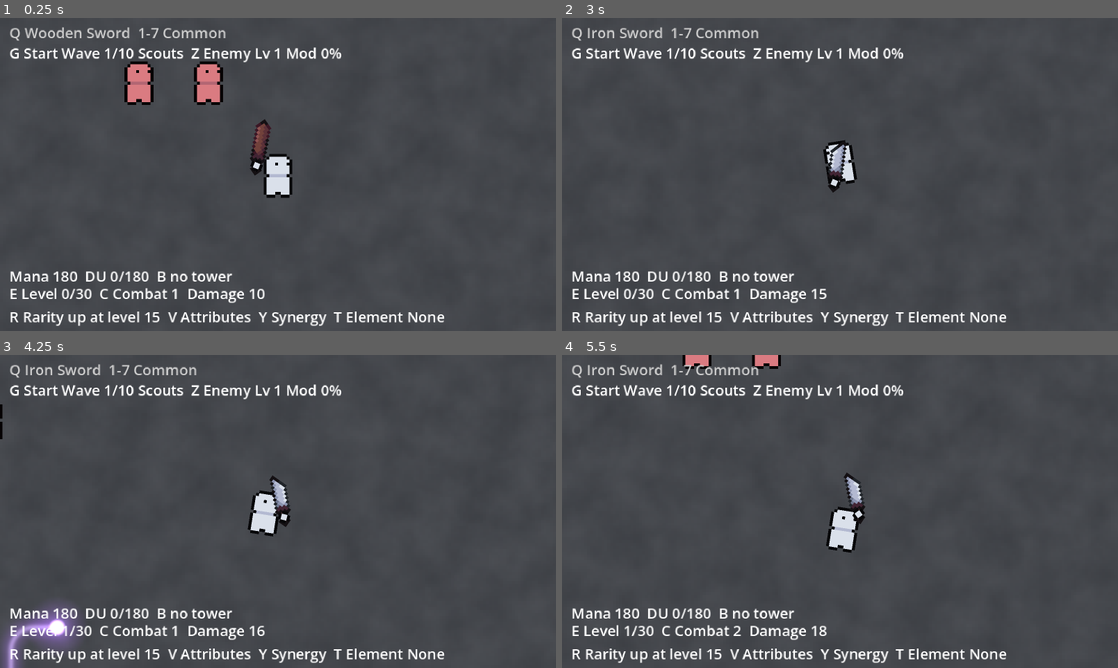
Above: before the commit, frames 1-4 (two rows, left to right).
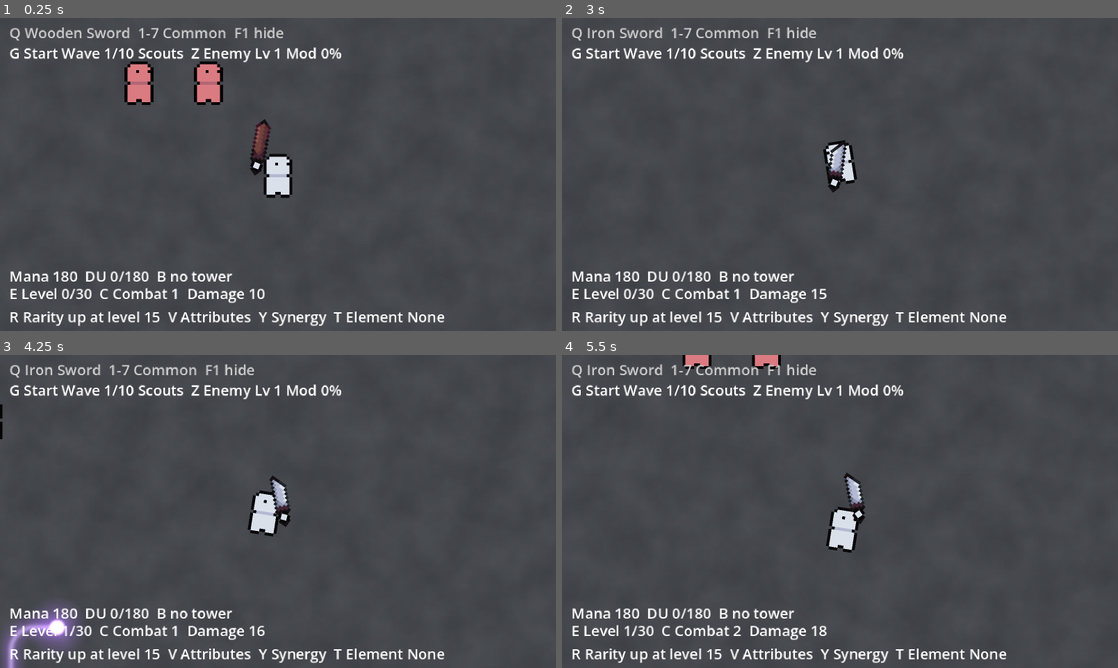
Above: after the commit, the same moments.

Repository: megalodooon/crystal-protectors
Game: Godot game, scene res://test.tscn
Same seed, same stepped clock (60 frames per second), same inputs: the game is played once before the commit and once after it.
Inputs (mouse positions are in pixels of both pictures, inside the frame that each line leads up to):
- Up to frame 1 (0.25 s): no input
- Up to frame 2 (3 s): tap Enter at 0.5 s; move the mouse to (962, 158) at 0.52 s; press the mouse at (962, 158) at 0.53 s; hold D (right) 0.53-1.28 s; tap F at 0.8, 1.35, 2.3 s; move the mouse to (728, 190) at 1.27 s; release the mouse at (728, 190) at 1.28 s; hold S (down) 1.28-2.03 s; click (728, 190) at 1.55 s; move the mouse to (895, 105) at 2.02 s; press the mouse at (895, 105) at 2.03 s; hold D (right) 2.03-2.78 s; move the mouse to (812, 237) at 2.77 s; release the mouse at (812, 237) at 2.78 s; hold W (up) from 2.78 s (still down); tap Q at 2.85 s
- Up to frame 3 (4.25 s): click (250, 574) at 3.05 s; move the mouse to (444, 558) at 3.52 s; release W (up) at 3.53 s; hold A (left) from 3.53 s (still down); tap E at 3.6 s; tap F at 3.8 s
- Up to frame 4 (5.5 s): move the mouse to (673, 464) at 4.27 s; tap R at 4.35 s; click (673, 464) at 4.55 s; move the mouse to (867, 511) at 5.02 s; release A (left) at 5.03 s; hold S (down) from 5.03 s (still down); tap C at 5.1 s; tap F at 5.3 s

The runs differ from the first frame. In frame 1, 0.1% of the frame differs, in the area x 11-51%, y 2-82%; in frame 2, 0.1%; in frame 3, 0.1%; in frame 4, 0.1%.

Commit message:
Towers: 3 tiers where the upgrade changes what they do
Five tiers down to three, tier 1 pulled back hard, and an upgrade now
buys behaviour instead of a bigger number. The generic balance stays in
TowerStats; the tier behaviour is exported on each tower's own scene, so
a new tower brings its own.

Bolt Tower fires 1 / 2 / 3 bolts spread over the nearest targets, and at
tier 3 they pierce three enemies and apply Shock (7 -> 21 -> 42 damage
per volley). Flame Brazier deals plain damage at tier 1, adds Burn at
tier 2, and at tier 3 erupts every fourth tick for x3 damage over x1.6
radius; normal ticks only flash the ring so it does not spam effects.
Barricade stays health only (420 / 672 / 924) as agreed.

F1 hides and shows the whole HUD, and the hint sits on the top line.

Co-Authored-By: Claude Opus 5 <noreply@anthropic.com>

Diff:
--- a/godot/test.gd
+++ b/godot/test.gd
@@ -15,6 +15,7 @@
 @onready var attributePanel : PanelContainer = $CanvasLayer/HUD/AttributePanel
 @onready var attributeText : RichTextLabel = $CanvasLayer/HUD/AttributePanel/AttributeText
 @onready var towerLabel : Label = $CanvasLayer/HUD/TowerLabel
+@onready var hud : Control = $CanvasLayer/HUD
 
 var weaponIndex : int = 0
 var elementIndex : int = -1
@@ -62,6 +63,8 @@
 			item.randomize_attributes()
 		if event.keycode == KEY_Y:
 			equip_random_synergy()
+		if event.keycode == KEY_F1:
+			hud.visible = not hud.visible
 		use_tower_keys(event.keycode)
 		var index : int = event.keycode - KEY_1
 		if index >= 0 and index < rarities.size():
@@ -99,7 +102,7 @@
 		text += stats.towerName + " " + str(stats.manaCost) + "  F build"
 	var nearest : TowerClass = builder.get_nearest(builder.get_build_spot())
 	if nearest:
-		text += "  | " + nearest.stats.towerName + " T" + str(nearest.tier)
+		text += "  | " + nearest.stats.towerName + " T" + str(nearest.tier) + "/" + str(nearest.stats.maxTier)
 		if nearest.tier < nearest.stats.maxTier:
 			text += "  U up " + str(nearest.stats.get_upgrade_cost(nearest.tier))
 		if nearest.get_missing_health() > 0.0:
@@ -120,7 +123,7 @@
 	if not item or not item.rarity:
 		return
 	var weaponName : String = item.weaponScene.resource_path.get_file().get_basename().capitalize()
-	rarityLabel.text = "Q " + weaponName + "  1-" + str(rarities.size()) + " " + item.rarity.rarityName
+	rarityLabel.text = "Q " + weaponName + "  1-" + str(rarities.size()) + " " + item.rarity.rarityName + "  F1 hide"
 	rarityLabel.modulate = item.rarity.color
 	var rarityText : String = "R Rarity up at level " + str(item.UPGRADES.rarityUpgradeLevel)
 	if item.can_upgrade_rarity():
--- a/godot/towers/aura_tower.gd
+++ b/godot/towers/aura_tower.gd
@@ -2,28 +2,49 @@
 class_name AuraTowerClass
 
 
-@export var pulseScene : PackedScene
+@export var auraColor : Color = Color(1.0, 0.55, 0.15)
+@export var ringAlpha : float = 0.13
+
+@export_group("Tier")
 @export var status : StatusEffectClass
-@export var auraColor : Color = Color(1.0, 0.55, 0.15)
+@export var statusFromTier : int = 2
+@export var eruptScene : PackedScene
+@export var eruptFromTier : int = 3
+@export var eruptEvery : int = 4
+@export var eruptDamage : float = 3.0
+@export var eruptRadius : float = 1.6
 
 @onready var ring : Sprite2D = $Visuals/Ring
+
+var tickCount : int = 0
+var ringFlash : float = 0.0
 
 #------------------------#
 
 func _ready() -> void:
 	super()
-	ring.self_modulate = Color(auraColor, ring.self_modulate.a)
+	ring.self_modulate = Color(auraColor, ringAlpha)
 	ring.scale = Vector2.ONE * get_range() * 2.0 / float(ring.texture.get_width())
 
+func _process(delta : float) -> void:
+	ringFlash = move_toward(ringFlash, 0.0, delta * 3.0)
+	ring.self_modulate.a = ringAlpha * (1.0 + ringFlash * 2.5)
+
 func attack() -> bool:
-	var targets : Array[HurtboxComponentClass] = get_targets()
+	var erupting : bool = tier >= eruptFromTier and (tickCount + 1) % eruptEvery == 0
+	var radius : float = get_range() * (eruptRadius if erupting else 1.0)
+	var targets : Array[HurtboxComponentClass] = HurtboxComponentClass.find_in_radius(get_world_2d(), global_position, radius, targetLayer, stats.maxTargets)
 	if targets.is_empty():
 		return false
+	tickCount += 1
+	var damage : float = get_damage() * (eruptDamage if erupting else 1.0)
 	for target in targets:
-		target.take_damage(get_damage(), stats.damageType)
-		if status:
+		target.take_damage(damage, stats.damageType)
+		if status and tier >= statusFromTier:
 			target.apply_status(status.duplicate())
-	Vfx.spawn_effect(pulseScene, global_position, get_range(), auraColor)
+	ringFlash = 1.0
+	if erupting:
+		Vfx.spawn_effect(eruptScene, global_position, radius, auraColor)
 	return true
 
 func get_color() -> Color:
--- a/godot/towers/aura_tower.tres
+++ b/godot/towers/aura_tower.tres
@@ -8,15 +8,16 @@
 script = ExtResource("1_stats")
 towerName = "Flame Brazier"
 towerScene = ExtResource("2_scene")
-description = "Burns every enemy standing in its ring."
+description = "Damages everything in its ring. Tier 2 sets them on fire, tier 3 erupts every fourth tick."
 manaCost = 40
-upgradeCost = 25
-upgradeCostPerTier = 18
-health = 140.0
-healthPerTier = 0.2
-damage = 5.0
-damagePerTier = 0.45
-attackCooldown = 0.6
-attackRange = 32.0
+upgradeCost = 35
+upgradeCostPerTier = 30
+maxTier = 3
+health = 120.0
+healthPerTier = 0.3
+damage = 3.0
+damagePerTier = 0.55
+attackCooldown = 0.7
+attackRange = 26.0
 maxTargets = 6
 damageType = ExtResource("3_type")
--- a/godot/towers/aura_tower.tscn
+++ b/godot/towers/aura_tower.tscn
@@ -20,9 +20,9 @@
 barFill = NodePath("BarFill")
 barBack = NodePath("BarBack")
 rangeHint = NodePath("Range")
-pulseScene = ExtResource("7_pulse")
+auraColor = Color(1, 0.55, 0.15, 1)
 status = ExtResource("8_burn")
-auraColor = Color(1, 0.55, 0.15, 1)
+eruptScene = ExtResource("7_erupt")
 
 [node name="Range" type="Sprite2D" parent="."]
 z_index = -3
--- a/godot/towers/barricade.tres
+++ b/godot/towers/barricade.tres
@@ -7,12 +7,13 @@
 script = ExtResource("1_stats")
 towerName = "Barricade"
 towerScene = ExtResource("2_scene")
-description = "Blocks the lane. Enemies stop and hit it instead of walking past."
+description = "Blocks the lane: enemies stop and hit it instead of walking past. Upgrades give it more health."
 manaCost = 20
-upgradeCost = 15
-upgradeCostPerTier = 10
-health = 900.0
-healthPerTier = 0.45
+upgradeCost = 20
+upgradeCostPerTier = 15
+maxTier = 3
+health = 420.0
+healthPerTier = 0.6
 damage = 0.0
 damagePerTier = 0.0
 attackCooldown = 1.0
--- a/godot/towers/bolt_tower.gd
+++ b/godot/towers/bolt_tower.gd
@@ -5,8 +5,15 @@
 @export var boltScene : PackedScene
 @export var boltColor : Color = Color(0.45, 0.85, 1.0)
 @export var boltSpeed : float = 110.0
+@export var spread : float = 0.25
 
-@onready var muzzle : Node2D = $Visuals/Muzzle
+@export_group("Tier")
+@export var boltsPerTier : PackedInt32Array = PackedInt32Array([1, 2, 3])
+@export var piercePerTier : PackedInt32Array = PackedInt32Array([1, 1, 3])
+@export var status : StatusEffectClass
+@export var statusFromTier : int = 3
+
+@onready var muzzle : Sprite2D = $Visuals/Muzzle
 
 var muzzleFlash : float = 0.0
 
@@ -18,20 +25,32 @@
 	muzzle.self_modulate.a = muzzleFlash * 0.8
 
 func attack() -> bool:
-	var target : HurtboxComponentClass = get_closest_target()
-	if not target or not boltScene:
+	var bolts : int = get_tier_value(boltsPerTier, 1)
+	var targets : Array[HurtboxComponentClass] = HurtboxComponentClass.find_in_radius(get_world_2d(), global_position, get_range(), targetLayer, bolts)
+	if targets.is_empty() or not boltScene:
 		return false
+	for i in bolts:
+		fire(targets[i % targets.size()], i)
+	muzzleFlash = 1.0
+	return true
+
+func fire(target : HurtboxComponentClass, index : int) -> void:
 	var bolt : ProjectileClass = boltScene.instantiate()
 	bolt.damage = get_damage()
 	bolt.damageType = stats.damageType
 	bolt.speed = boltSpeed
-	bolt.maxHits = 1
+	bolt.maxHits = get_tier_value(piercePerTier, 1)
 	bolt.color = boltColor
 	bolt.position = muzzle.global_position
 	bolt.rotation = muzzle.global_position.angle_to_point(target.global_position)
+	if index > 0:
+		bolt.rotation += randf_range(-spread, spread)
+	if status and tier >= statusFromTier:
+		bolt.hit.connect(on_bolt_hit)
 	get_tree().current_scene.add_child(bolt)
-	muzzleFlash = 1.0
-	return true
+
+func on_bolt_hit(hurtbox : HurtboxComponentClass, _damage : float) -> void:
+	hurtbox.apply_status(status.duplicate())
 
 func get_color() -> Color:
 	return boltColor
--- a/godot/towers/bolt_tower.tres
+++ b/godot/towers/bolt_tower.tres
@@ -8,15 +8,16 @@
 script = ExtResource("1_stats")
 towerName = "Bolt Tower"
 towerScene = ExtResource("2_scene")
-description = "Fires a homing crystal bolt at the nearest enemy."
+description = "Homing crystal bolt. Tier 2 fires two bolts, tier 3 fires three that pierce and shock."
 manaCost = 30
-upgradeCost = 20
-upgradeCostPerTier = 15
-health = 180.0
-healthPerTier = 0.25
-damage = 11.0
+upgradeCost = 30
+upgradeCostPerTier = 25
+maxTier = 3
+health = 150.0
+healthPerTier = 0.35
+damage = 7.0
 damagePerTier = 0.5
-attackCooldown = 0.85
-attackRange = 56.0
+attackCooldown = 1.0
+attackRange = 48.0
 maxTargets = 1
 damageType = ExtResource("3_type")
--- a/godot/towers/bolt_tower.tscn
+++ b/godot/towers/bolt_tower.tscn
@@ -7,6 +7,7 @@
 [ext_resource type="Texture2D" path="res://vfx/shared/soft_glow.tres" id="5_glow"]
 [ext_resource type="Texture2D" path="res://vfx/shared/pixel.tres" id="6_pixel"]
 [ext_resource type="PackedScene" path="res://weapons/projectiles/spirit_orb.tscn" id="7_bolt"]
+[ext_resource type="Resource" path="res://status_effects/lightning/shock.tres" id="8_shock"]
 
 [sub_resource type="RectangleShape2D" id="RectangleShape2D_base"]
 size = Vector2(12, 8)
@@ -21,6 +22,7 @@
 rangeHint = NodePath("Range")
 boltScene = ExtResource("7_bolt")
 boltColor = Color(0.45, 0.85, 1, 1)
+status = ExtResource("8_shock")
 
 [node name="Range" type="Sprite2D" parent="."]
 z_index = -3
--- a/godot/towers/tower.gd
+++ b/godot/towers/tower.gd
@@ -80,6 +80,11 @@
 	visuals.scale = from
 	create_tween().tween_property(visuals, "scale", Vector2.ONE, buildTime).set_trans(Tween.TRANS_BACK).set_ease(Tween.EASE_OUT)
 
+func get_tier_value(values : PackedInt32Array, fallback : int) -> int:
+	if values.is_empty():
+		return fallback
+	return values[clampi(tier - 1, 0, values.size() - 1)]
+
 func get_missing_health() -> float:
 	return 1.0 - healthComponent.currentHealth / healthComponent.maxHealth
 
Not shown: 1 places in godot/towers/aura_tower.tscn that only renumber resources
Not shown, changed: HANDOUT.txt
